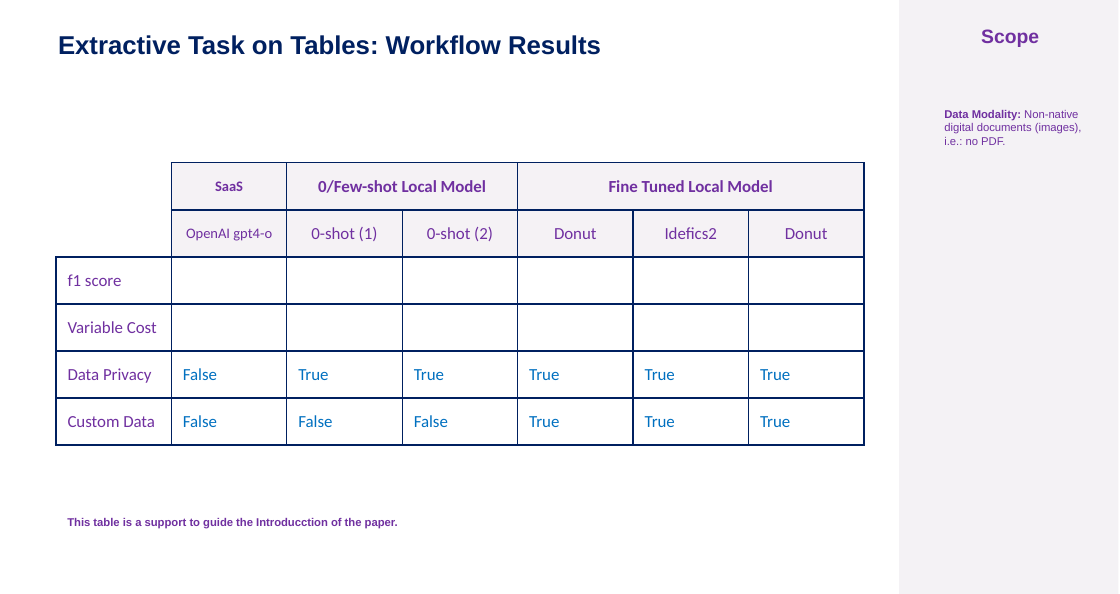
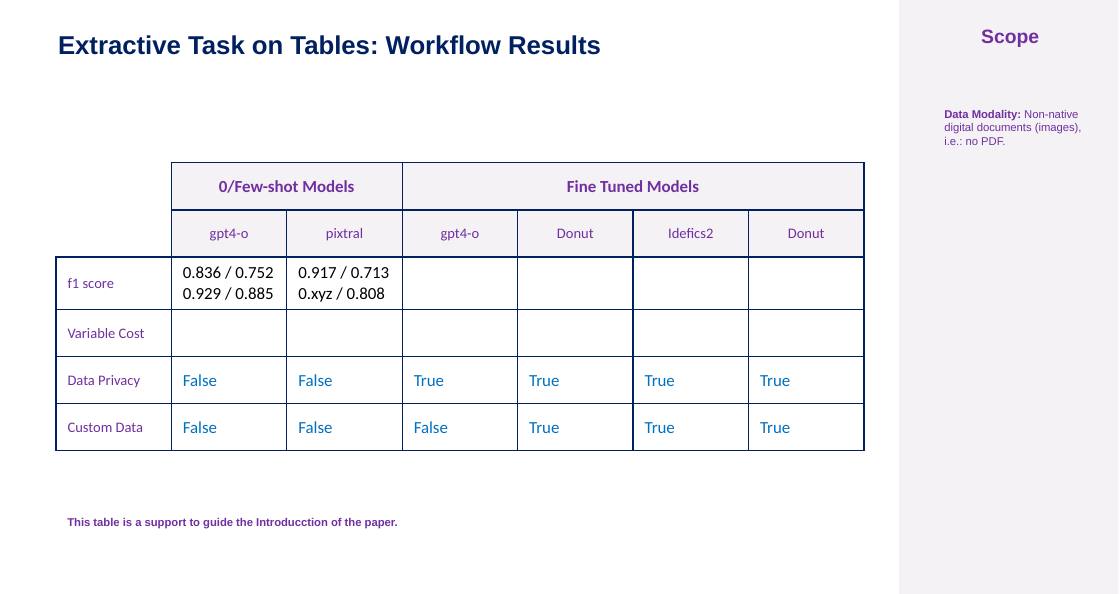
Before and after one commit to nachoDRT/VrDU-Doctor, a slide deck: slide 2 of paper/workflow.pptx. Drawn at 1120x594 pixels with LibreOffice and Linux fonts; fonts in the diff are those of the drawing. Boxes give left, top, right and bottom in pixels: in the first picture for what was removed or moved away, otherwise in the second. Text is boxed around its words. In the diff, an @@ line names an element or a change of style, - is before the commit and + after.

Commit message:
Update Workflow

```diff
--- a/paper/workflow.pptx
+++ b/paper/workflow.pptx
@@ table at (56,162,860,450) @@
-row 1:  | SaaS | 0/Few-shot Local Model |  | Fine Tuned Local Model |  | 
+row 1:  | 0/Few-shot Models |  | Fine Tuned Models |  |  | 
-row 2:  | OpenAI gpt4-o | 0-shot (1) | 0-shot (2) | Donut | Idefics2 | Donut
+row 2:  | gpt4-o | pixtral | gpt4-o | Donut | Idefics2 | Donut
-row 3, column 2: 
+row 3, column 2: 0.836 / 0.752 / 0.929 / 0.885
-row 3, column 3: 
+row 3, column 3: 0.917 / 0.713 / 0.xyz / 0.808
-row 5, column 3: True
+row 5, column 3: False
@@ size 10.5 to 9 pt in "Donut", "Idefics2", "Donut", "f1 score" and 3 more places @@
```
